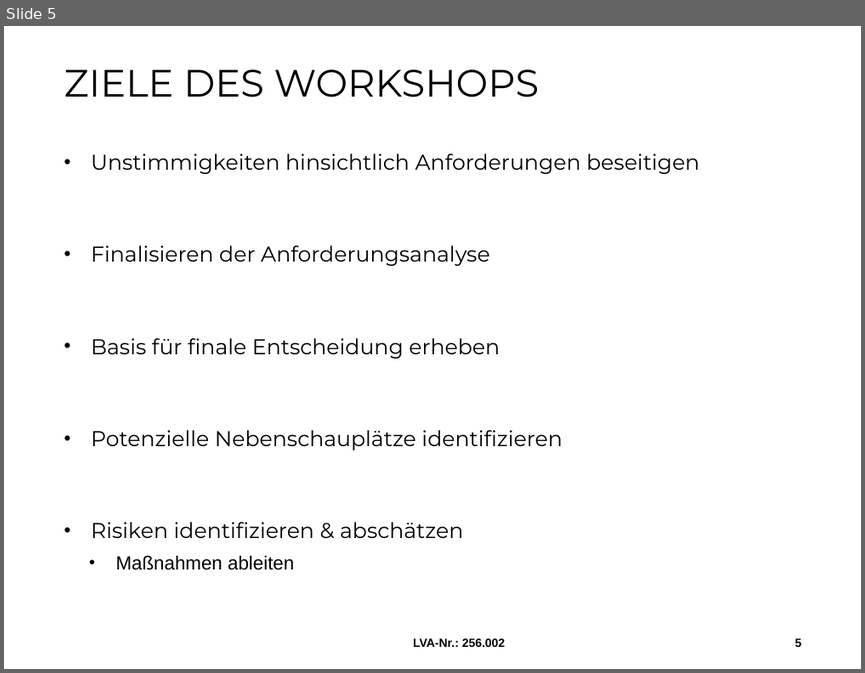
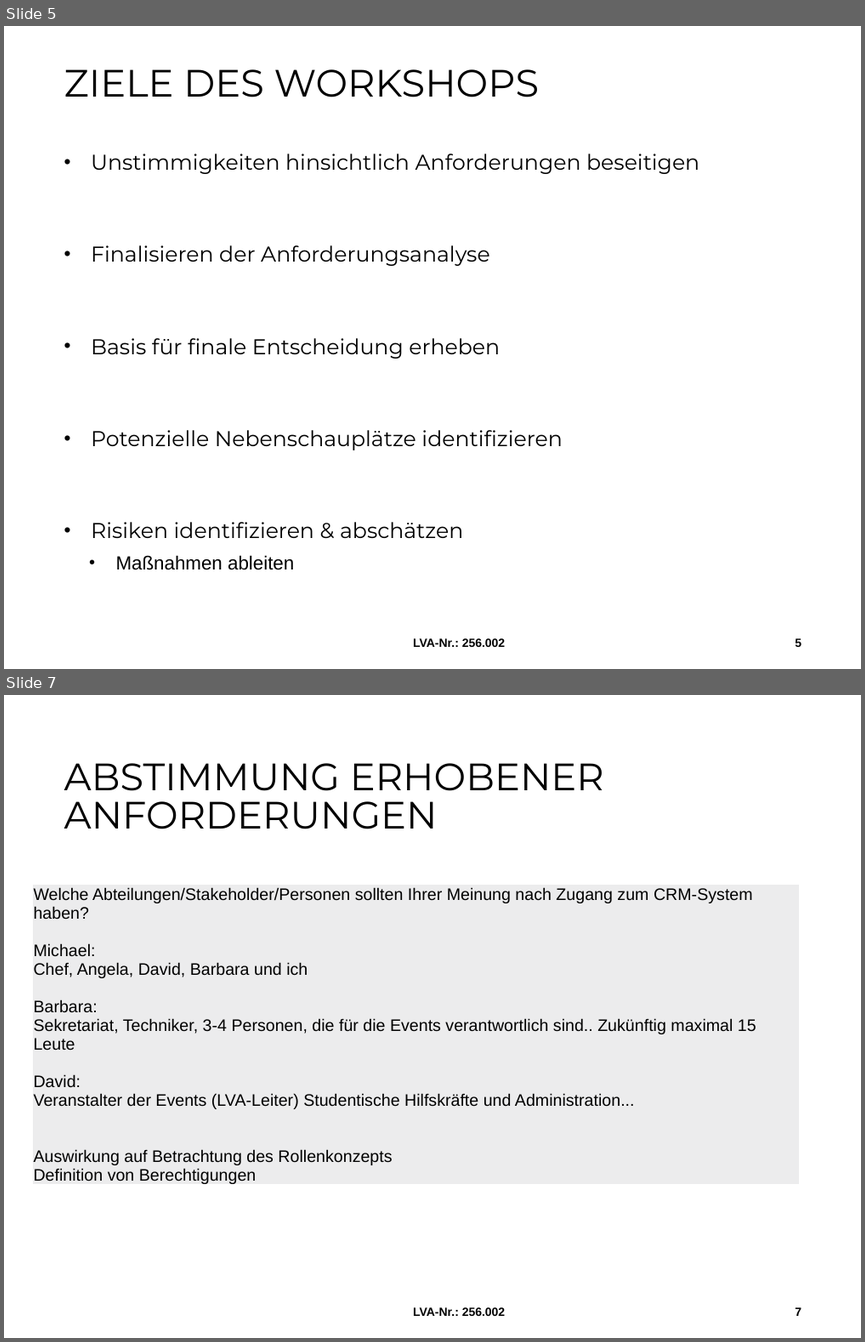
Before and after one commit to MilosTomic123/IT_Projekt_SS19, a slide deck: Arbeitsdokumente/190522_Workshop.pptx. Shown one above the other, each under a label of ours: slide 5 before the commit, slides 5 and 7 after it; the slides between them are not shown. The pictures are 865x673 and 865x1342 pixels, drawn with LibreOffice and Linux fonts; fonts in the diff are those of the drawing; background and template pictures are left out. Boxes give left, top, right and bottom in pixels: in the first picture for what was removed or moved away, otherwise in the second. Text is boxed around its words. In the diff, an @@ line names an element or a change of style, - is before the commit and + after.

```diff
--- a/Arbeitsdokumente/190522_Workshop.pptx
+++ b/Arbeitsdokumente/190522_Workshop.pptx
@@ slide 7 added at (x1=4, y1=695, x2=861, y2=1338), background #FFFFFF @@
@@ title added at (x1=64, y1=763, x2=604, y2=829), 32 pt, text #000000 @@
+ABSTIMMUNG ERHOBENER ANFORDERUNGEN
@@ table added at (x1=32, y1=884, x2=799, y2=1204), 1 rows, 1 columns @@
+Welche Abteilungen/Stakeholder/Personen sollten Ihrer Meinung nach Zugang zum CRM-System haben? / Michael: / Chef, Angela, David, Barbara und ich / Barbara: / Sekretariat, Techniker, 3-4 Personen, die für die Events verantwortlich sind.. Zukünftig maximal 15 Leute / David: / Veranstalter der Events (LVA-Leiter) Studentische Hilfskräfte und Administration... / Auswirkung auf Betrachtung des Rollenkonzepts / Definition von Berechtigungen
@@ text added at (x1=413, y1=1307, x2=506, y2=1315), 10 pt, text #000000, bold @@
+LVA-Nr.: 256.002
@@ page number added at (x1=794, y1=1307, x2=801, y2=1315), 10 pt, text #000000, bold @@
+7
```
Also in this commit, not shown: 4 slides changed, 6 other slides added, 1 other file.
